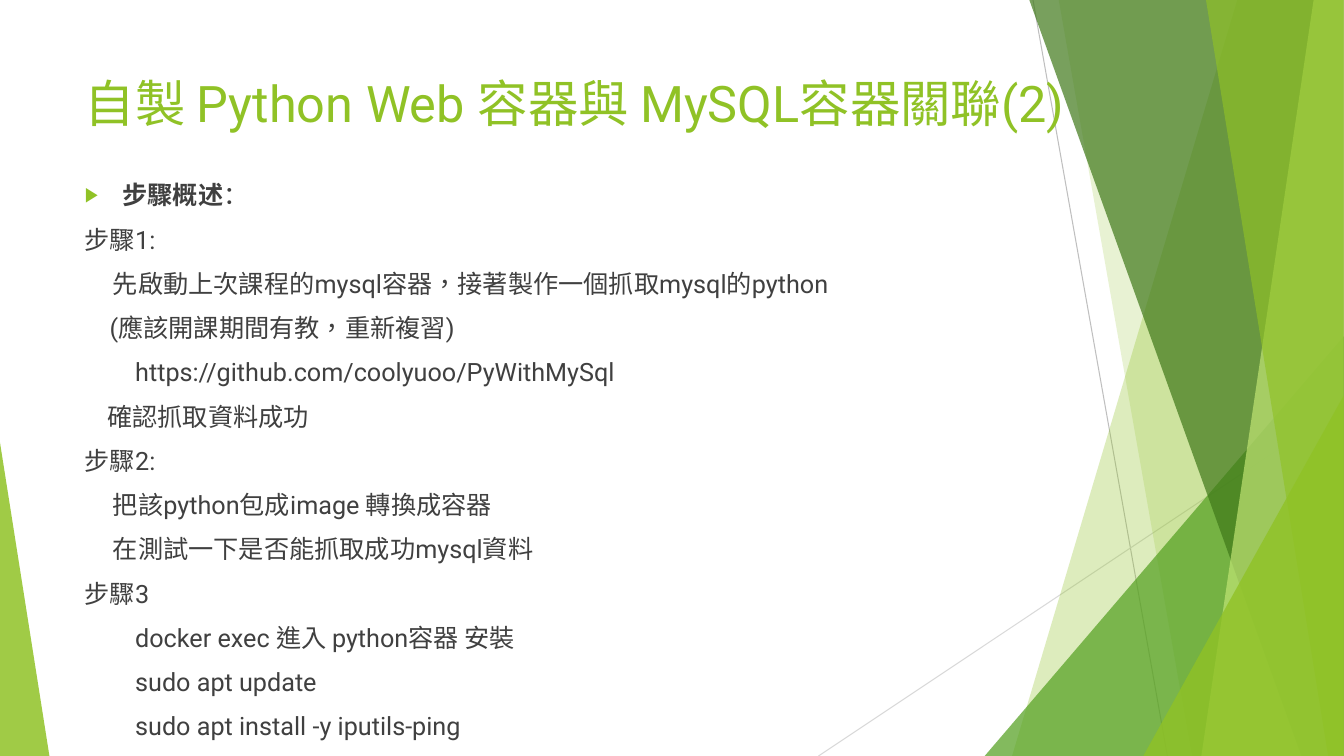
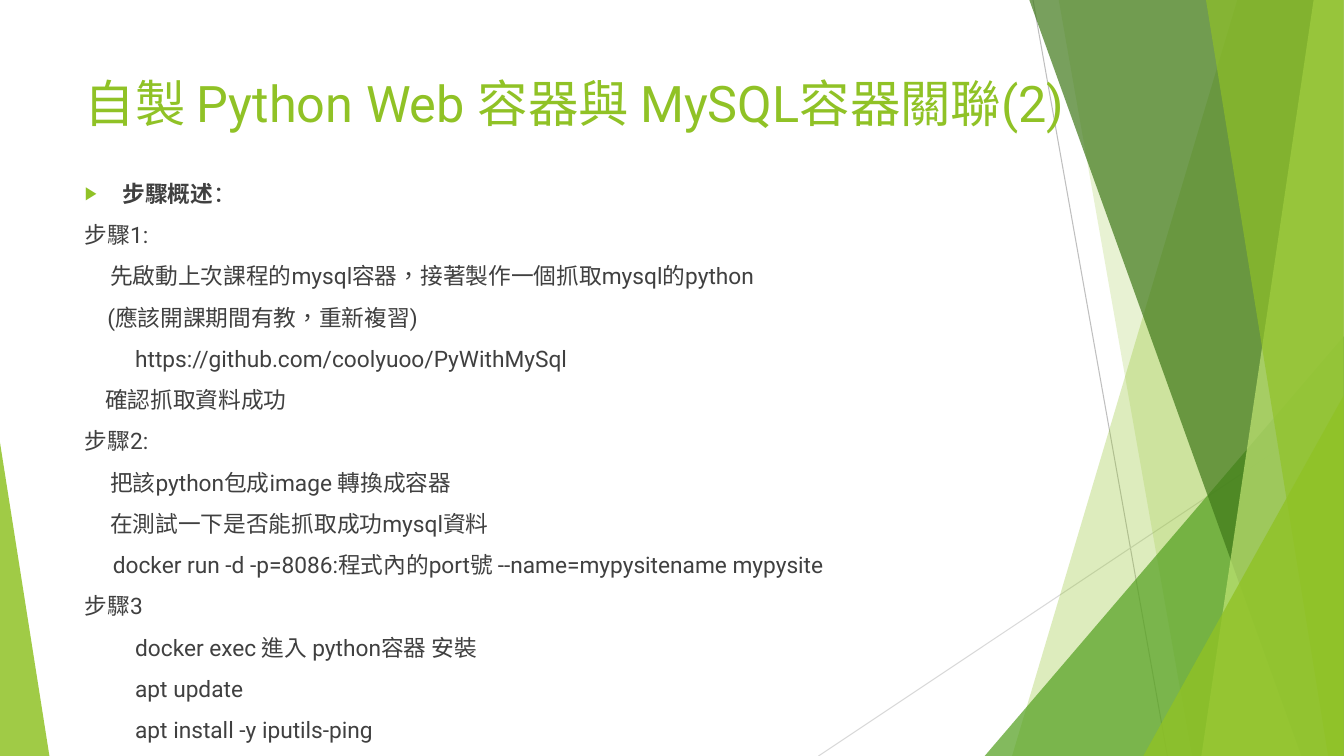
Before and after one commit to coolyuoo/Docker.Class3, a slide deck: slide 25 of 單元3.Dockerfile 解析.pptx. Drawn at 1344x756 pixels with LibreOffice and Linux fonts; fonts in the diff are those of the drawing. Boxes give left, top, right and bottom in pixels: in the first picture for what was removed or moved away, otherwise in the second. Text is boxed around its words. In the diff, an @@ line names an element or a change of style, - is before the commit and + after.

```diff
--- a/單元3.Dockerfile 解析.pptx
+++ b/單元3.Dockerfile 解析.pptx
@@ text at box(85, 182, 754, 661): size 18 to 16.2 pt in "步驟概述：", "步驟1:", "先啟動上次課程的mysql容器，接著製作一個抓取mysql的python", "(應該開課期間有教，重新複習)" and 7 more places @@
@@ text at box(113, 554, 824, 578): paragraph added @@
+docker run -d -p=8086:程式內的port號 --name=mypysitename mypysite
@@ text at box(135, 680, 243, 702): text changed; size 18 to 16.2 pt @@
-sudo apt update
-sudo apt install -y iputils-ping
+apt update
+apt install -y iputils-ping
```
Also in this commit, not shown: 5 other slides changed.
